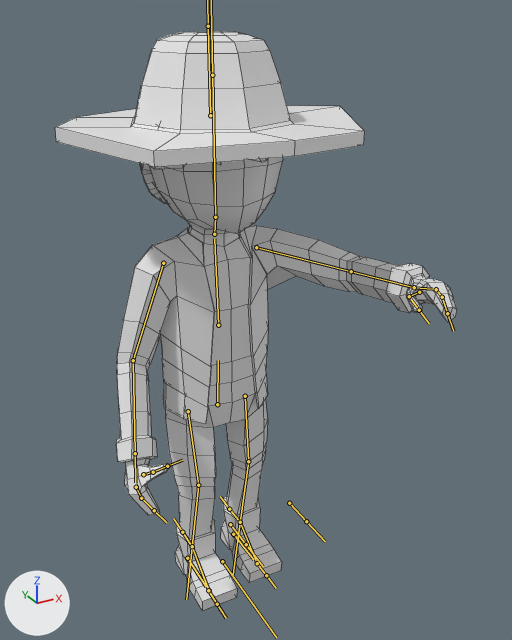
Two versions of the FBX model OutofLight/Assets/Graphics/PlayerCharacter/Dave.fbx, one commit apart.
Camera for both pictures: a 50 mm lens placed at (-0.722, -1.541, 1.55), pointed at (0.083, -0.076, 0.817). Arrows for +X, +Y and +Z are at lower left; the lights stay in place. Both versions are drawn at frame 21 of the action 'Armature|Stand still'; the numbers are the values there. The bones that bend it are drawn over the model as lines. Mesh edges are drawn as thin lines.

In view in the first picture: 'Character'.
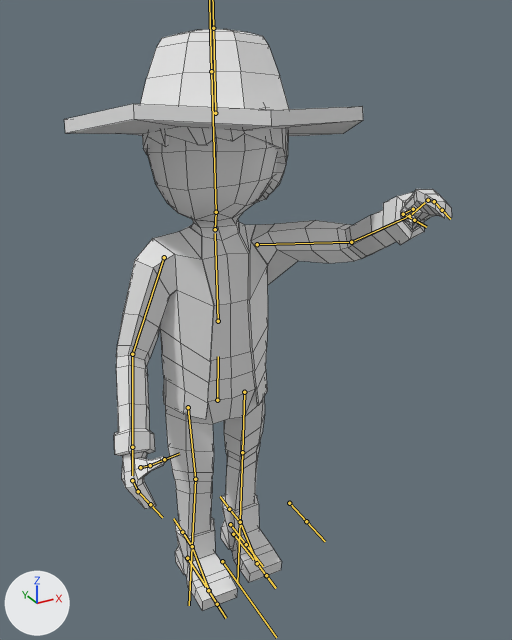
The edits, one by one:
Bone 'Hat' (bone_hat) moves from (0.01, -0.13, -0.09) to (0.42, -0.16, -0.64).
Bone 'Hat' (bone_hat) turns from (0, 0, 0) to (-16, -50, 8) degrees about its own x, y and z.
Bone 'Torso' (bone_torso) moves from (-0.02, -0.14, 0.09) to (-0.06, -0.08, 0.19).
Bone 'Chest' (bone_chest) turns from (0, 0, 0) to (-2, -1, -1) degrees about its own x, y and z.
Bone 'Head' (bone_head) turns from (0, 0, 0) to (13, -49, -7) degrees about its own x, y and z.
Bone 'Upper Arm.L' (bone_upper_arm_l) turns from (20, 24, -55) to (30, 16, -68) degrees about its own x, y and z.
Bone 'Upper Leg.L' (bone_upper_leg_l) turns from (3, 1, 0) to (-5, 1, 0) degrees about its own x, y and z.
Bone 'Lower Leg.L' (bone_lower_leg_l) turns from (11, -1, 0) to (-6, -1, 0) degrees about its own x, y and z.
Bone 'Upper Leg.R' (bone_upper_leg_r) turns from (14, 0, 0) to (10, 1, -1) degrees about its own x, y and z.
Bone 'Lower Leg.R' (bone_lower_leg_r) turns from (22, 0, 0) to (14, 0, 0) degrees about its own x, y and z.

Pixel boxes (x1, y1, x2, y2) of what changed, in the pictures (512 x 640 px):
'Character', posed: before (55, 31, 457, 611); after (64, 29, 452, 611)
bone 'Hat', root to tip: before (210, 115) to (208, 26); after (215, 113) to (213, 28)
bone 'Torso', root to tip: before (217, 404) to (218, 360); after (217, 400) to (218, 356)
bone 'Chest', root to tip: before (218, 325) to (214, 238); after (218, 321) to (215, 233)
bone 'Head', root to tip: before (215, 217) to (212, 75); after (216, 212) to (211, 71)
bone 'Upper Arm.L', root to tip: before (256, 247) to (351, 271); after (257, 244) to (351, 242)
bone 'Upper Leg.L', root to tip: before (245, 396) to (248, 461); after (244, 392) to (242, 452)
bone 'Lower Leg.L', root to tip: before (248, 461) to (240, 522); after (242, 452) to (240, 521)
bone 'Upper Leg.R', root to tip: before (188, 411) to (198, 485); after (188, 407) to (195, 479)
bone 'Lower Leg.R', root to tip: before (198, 485) to (192, 546); after (195, 479) to (192, 546)
